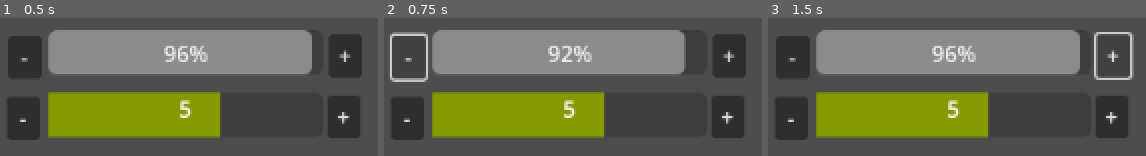
Above: before the commit, frames 1-3 (left to right).
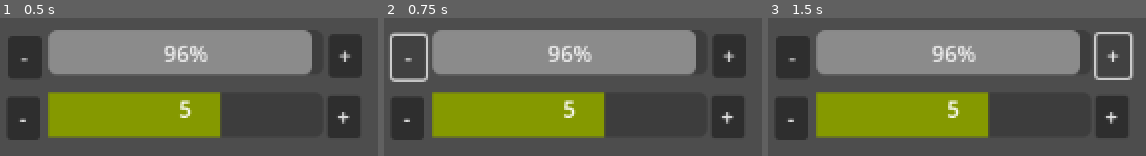
Above: after the commit, the same moments.

Repository: tiny-crab/HeatCap
Game: Godot game, scene res://game.tscn
The game is run twice, just before and just after one commit, with the same random seed, the same clock (stepped at 60 frames per second) and the same inputs.
Inputs:
- Up to frame 1 (0.5 s): no input
- Up to frame 2 (0.75 s): click "-" at 0.5 s
- Up to frame 3 (1.5 s): click "+" at 1.25 s

Frame 1 is identical in both runs. In frame 2, 1.2% of the frame differs, in the area x 47-83%, y 8-41%; in frame 3, nothing differs.
Error after the commit: Invalid call. Nonexistent function 'subtractHealth' in base 'RefCounted (MonsterHeatBar)'. (res://Scripts/Game.gd:21)

Commit message:
Add HeatBar and MonsterHeatBar components

Diff:
--- /dev/null
+++ b/DataClasses/HeatBar.gd
@@ -0,0 +1,82 @@
+class_name HeatBar
+
+# let maxColdTicks, maxSafeTicks, maxHotTicks = 2, 3, 4
+# all end-exclusive
+# Cold Zone = 0, 1
+# Safe Zone = 2, 3, 4
+# Hot Zone = 5, 6, 7, 8
+#
+# To begin:
+#  0  1  2  3  4  5  6  7  8
+# [Cold][Safe   ][Hot       ]
+#
+# If overheated once, hotZoneMax - 1:
+#  0  1  2  3  4  5  6  7  X
+# [Cold][Safe   ][Hot    ]
+#
+# If also frozen once, coldZoneMin + 1:
+#  X  1  2  3  4  5  6  7  X
+#    [C][Safe   ][Hot    ]
+#
+# If overheated again:
+#  X  1  2  3  4  5  6  X  X
+#    [C][Safe   ][Hot ]
+
+func _init(initHeat, coldTicks, safeTicks, hotTicks):
+    coldZoneMin = 0
+    coldZoneMax = coldTicks - 1
+    currColdZoneMin = coldZoneMin
+
+    safeZoneMin = coldTicks
+    safeZoneMax = coldTicks + safeTicks - 1
+
+    hotZoneMin = coldTicks + safeTicks
+    hotZoneMax = coldTicks + safeTicks + hotTicks - 1
+    currHotZoneMax = hotZoneMax
+
+    currHeat = initHeat
+    startingHeat = initHeat
+
+var startingHeat: int
+
+signal heat_updated
+var currHeat: int:
+    set(value):
+        currHeat = value
+        emit_signal(heat_updated.get_name())
+
+var coldZoneMin: int
+var coldZoneMax: int
+
+signal coldzone_updated
+var currColdZoneMin: int:
+    set(value):
+        currColdZoneMin = value
+        emit_signal(coldzone_updated.get_name())
+
+var safeZoneMin: int
+var safeZoneMax: int
+
+var hotZoneMin: int
+var hotZoneMax: int
+signal hotzone_updated
+var currHotZoneMax: int:
+    set(value):
+        currHotZoneMax = value
+        emit_signal(hotzone_updated.get_name())
+
+var isCold: bool:
+    get:
+        return currHeat >= currColdZoneMin and currHeat < safeZoneMin
+var isSafe: bool:
+    get:
+        return currHeat >= safeZoneMin and currHeat <= safeZoneMax
+var isHot: bool:
+    get:
+        return currHeat > safeZoneMax and currHeat <= currHotZoneMax
+
+func addHeat(value: int):
+    currHeat += value
+
+func subtractHeat(value: int):
+    currHeat -= value
--- /dev/null
+++ b/DataClasses/MonsterHeatBar.gd
@@ -0,0 +1,32 @@
+class_name MonsterHeatBar extends HeatBar
+
+# The cold zone has been damaged
+signal freeze
+# The hot zone has been damaged
+signal overheat
+# The cold zone has been fully depleted
+signal frozen
+# The hot zone has been fully depleted
+signal burned
+
+func _init(type: MonsterType):
+    super(type.startingHeat, type.maxColdTicks, type.maxSafeTicks, type.maxHotTicks)
+    heat_updated.connect(_on_heat_change)
+
+func _on_heat_change() -> void:
+    if (currHeat < currColdZoneMin):
+        currColdZoneMin = clamp(currColdZoneMin + 1, coldZoneMin, safeZoneMin)
+        if currColdZoneMin == safeZoneMin:
+            frozen.emit()
+            return
+        else:
+            freeze.emit()
+        currHeat = clamp(startingHeat, currColdZoneMin, currHotZoneMax)
+    if (currHeat > currHotZoneMax):
+        currHotZoneMax = clamp(currHotZoneMax - 1, safeZoneMax, hotZoneMax)
+        if currHotZoneMax == safeZoneMax:
+            burned.emit()
+            return
+        else:
+            overheat.emit()
+        currHeat = clamp(startingHeat, currColdZoneMin, currHotZoneMax)
--- a/ResourceTypes/monster.gd
+++ b/ResourceTypes/monster.gd
@@ -2,10 +2,10 @@
 class_name Monster
 
 # This monster was ko'd
-enum KO_SOURCE {FROZEN, OVERHEATED, ZERO_HEALTH}
+enum KO_SOURCE {FROZEN, BURNED, ZERO_HEALTH}
 signal ko(source: KO_SOURCE)
 
-# TODO put all signals up here in the top of this file to help organize
+var heatBar: MonsterHeatBar
 
 var name: String
 var maxHealth: int
@@ -16,110 +16,24 @@
         currHealth = value
         emit_signal(health_updated.get_name())
 
-# let maxColdTicks, maxSafeTicks, maxHotTicks = 2, 3, 4
-# all end-exclusive
-# Cold Zone = 0, 1
-# Safe Zone = 2, 3, 4
-# Hot Zone = 5, 6, 7, 8
-#
-# To begin:
-#  0  1  2  3  4  5  6  7  8
-# [Cold][Safe   ][Hot       ]
-#
-# If overheated once, hotZoneMax - 1:
-#  0  1  2  3  4  5  6  7  X
-# [Cold][Safe   ][Hot    ]
-#
-# If also frozen once, coldZoneMin + 1:
-#  X  1  2  3  4  5  6  7  X
-#    [C][Safe   ][Hot    ]
-#
-# If overheated again:
-#  X  1  2  3  4  5  6  X  X
-#    [C][Safe   ][Hot ]
-
-# TODO can all this info be separated into another object? It's super cluttered in here
-
-var startingHeat: int
-
-signal heat_updated
-var currHeat: int:
-    set(value):
-        currHeat = value
-        emit_signal(heat_updated.get_name())
-
-var coldZoneMin: int
-var coldZoneMax: int
-
-signal coldzone_updated
-var currColdZoneMin: int:
-    set(value):
-        currColdZoneMin = value
-        emit_signal(coldzone_updated.get_name())
-
-var safeZoneMin: int
-var safeZoneMax: int
-
-var hotZoneMin: int
-var hotZoneMax: int
-signal hotzone_updated
-var currHotZoneMax: int:
-    set(value):
-        currHotZoneMax = value
-        emit_signal(hotzone_updated.get_name())
-
-var isCold: bool:
-    get:
-        return currHeat >= currColdZoneMin and currHeat < safeZoneMin
-var isSafe: bool:
-    get:
-        return currHeat >= safeZoneMin and currHeat <= safeZoneMax
-var isHot: bool:
-    get:
-        return currHeat > safeZoneMax and currHeat <= currHotZoneMax
-
 func _init(type: MonsterType):
     name = type.name
-
     maxHealth = type.maxHealth
     currHealth = maxHealth - 1
+    heatBar = MonsterHeatBar.new(type)
+    heatBar.frozen.connect(_on_frozen)
+    heatBar.burned.connect(_on_burned)
 
-    coldZoneMin = 0
-    coldZoneMax = type.maxColdTicks - 1
-    currColdZoneMin = coldZoneMin
+func _on_frozen() -> void:
+    ko.emit(KO_SOURCE.FROZEN)
 
-    safeZoneMin = type.maxColdTicks
-    safeZoneMax = type.maxColdTicks + type.maxSafeTicks - 1
+func _on_burned() -> void:
+    ko.emit(KO_SOURCE.BURNED)
 
-    hotZoneMin = type.maxColdTicks + type.maxSafeTicks
-    hotZoneMax = type.maxColdTicks + type.maxSafeTicks + type.maxHotTicks - 1
-    currHotZoneMax = hotZoneMax
-
-    currHeat = type.startingHeat
-    startingHeat = type.startingHeat
-
-func addHealth(value: int):
+func addHealth(value: int) -> void:
     currHealth = clamp(currHealth + value, 0, maxHealth)
 
-func subtractHealth(value: int):
+func subtractHealth(value: int) -> void:
     currHealth = clamp(currHealth - value, 0, maxHealth)
     if (currHealth == 0):
         ko.emit(KO_SOURCE.ZERO_HEALTH)
-
-func addHeat(value: int):
-    currHeat += value
-    if (currHeat > currHotZoneMax):
-        # The monster overheated!
-        currHotZoneMax = clamp(currHotZoneMax - 1, safeZoneMax, hotZoneMax)
-        if (currHotZoneMax == safeZoneMax):
-            ko.emit(KO_SOURCE.OVERHEATED)
-        currHeat = clamp(startingHeat, currColdZoneMin, currHotZoneMax)
-
-func subtractHeat(value: int):
-    currHeat -= value
-    if (currHeat < currColdZoneMin):
-        # The monster froze!
-        currColdZoneMin = clamp(currColdZoneMin + 1, coldZoneMin, safeZoneMin)
-        if (currColdZoneMin == safeZoneMin):
-            ko.emit(KO_SOURCE.FROZEN)
-        currHeat = clamp(startingHeat, currColdZoneMin, currHotZoneMax)
--- a/Scripts/Game.gd
+++ b/Scripts/Game.gd
@@ -18,22 +18,22 @@
     startGame()
 
 func _on_subtract_health_button_pressed():
-    leadMonster.subtractHealth(1)
+    leadMonster.heatBar.subtractHealth(1)
 
 func _on_add_health_button_pressed():
-    leadMonster.addHealth(1)
+    leadMonster.heatBar.addHealth(1)
 
 func _on_subtract_heat_button_pressed():
-    leadMonster.subtractHeat(1)
+    leadMonster.heatBar.subtractHeat(1)
 
 func _on_add_heat_button_pressed():
-    leadMonster.addHeat(1)
+    leadMonster.heatBar.addHeat(1)
 
 func _on_lead_monster_ko(source: Monster.KO_SOURCE) -> void:
     match source:
         Monster.KO_SOURCE.FROZEN:
             gameOverText.text = "Brr! %s is numb! Try again." % leadMonster.name
-        Monster.KO_SOURCE.OVERHEATED:
+        Monster.KO_SOURCE.BURNED:
             gameOverText.text = "Ouch! %s was burned up! Try again." % leadMonster.name
         Monster.KO_SOURCE.ZERO_HEALTH:
             gameOverText.text = "%s is exhausted! Try again." % leadMonster.name
--- a/UI/MonsterUI.gd
+++ b/UI/MonsterUI.gd
@@ -11,23 +11,23 @@
     monster.health_updated.connect(render_health)
     render_health()
 
-    monster.hotzone_updated.connect(render_bar)
-    monster.coldzone_updated.connect(render_bar)
-    monster.heat_updated.connect(render_bar)
+    monster.heatBar.hotzone_updated.connect(render_bar)
+    monster.heatBar.coldzone_updated.connect(render_bar)
+    monster.heatBar.heat_updated.connect(render_bar)
     render_bar()
 
 func render_bar():
-    $HeatBar.max_value = monster.currHotZoneMax
-    $HeatBar.min_value = monster.currColdZoneMin
-    $HeatBar/Value.text =  "[center]%s[/center]" % monster.currHeat
-    $HeatBar.value = monster.currHeat
+    $HeatBar.max_value = monster.heatBar.currHotZoneMax
+    $HeatBar.min_value = monster.heatBar.currColdZoneMin
+    $HeatBar/Value.text =  "[center]%s[/center]" % monster.heatBar.currHeat
+    $HeatBar.value = monster.heatBar.currHeat
     var sb = StyleBoxFlat.new()
     $HeatBar.add_theme_stylebox_override("fill", sb)
-    if monster.isCold:
+    if monster.heatBar.isCold:
         sb.bg_color = Color("268bd2")
-    if monster.isSafe:
+    if monster.heatBar.isSafe:
         sb.bg_color = Color("859900")
-    if monster.isHot:
+    if monster.heatBar.isHot:
         sb.bg_color = Color("dc322f")
 
 func render_health():
